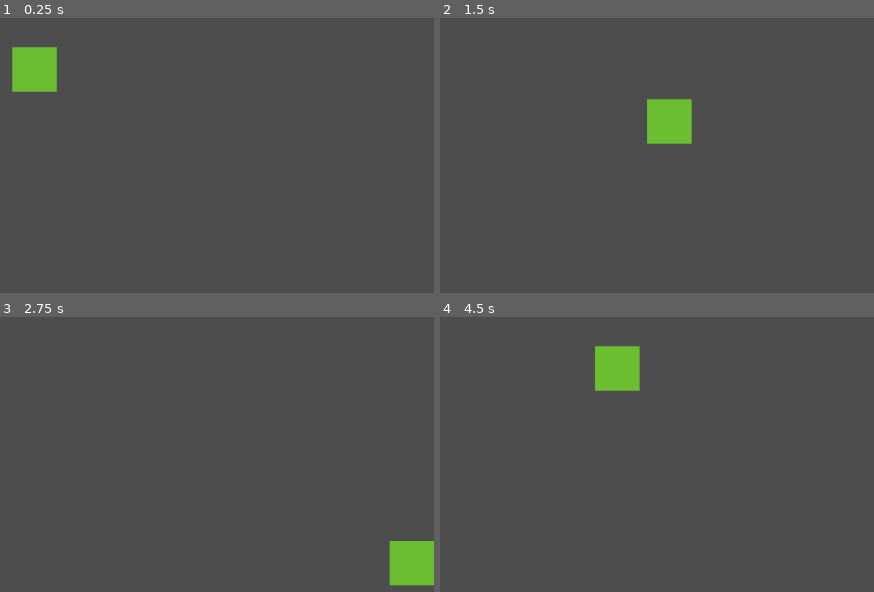
Above: before the commit, frames 1-4 (two rows, left to right).
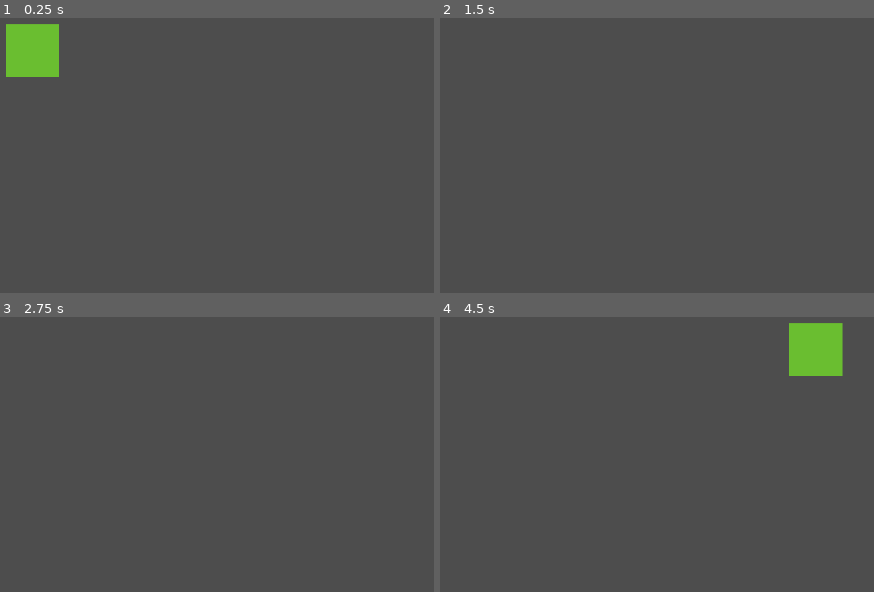
Above: after the commit, the same moments.

Repository: JRSiwiecki/godot-wild-jam-65
Game: Godot game, scene res://scenes/Game.tscn
Two runs of this game, one before a commit and one after it. Both use one fixed random seed, a clock stepped at 60 frames per second and the inputs below.
Inputs:
- Up to frame 1 (0.25 s): no input
- Up to frame 2 (1.5 s): tap Enter at 0.5 s; hold D (right) 0.53-1.28 s; hold S (down) from 1.28 s (still down)
- Up to frame 3 (2.75 s): release S (down) at 2.03 s; hold D (right) from 2.03 s (still down)
- Up to frame 4 (4.5 s): release D (right) at 2.78 s; hold W (up) 2.78-3.53 s; hold A (left) from 3.53 s (still down)

The runs differ from the first frame. In frame 1, 1.9% of the frame differs, in the area x 1-14%, y 2-27%; in frame 2, 1.7%; in frame 3, 1.7%; in frame 4, 4.1%, in the area x 35-93%, y 2-27%.

Commit message:
Tweak project settings, remove camera, make player smaller

Diff:
--- a/project.godot
+++ b/project.godot
@@ -17,6 +17,8 @@
 
 [display]
 
+window/size/viewport_width=1920
+window/size/viewport_height=1080
 window/size/mode=3
 
 [input]
@@ -45,3 +47,7 @@
 , Object(InputEventKey,"resource_local_to_scene":false,"resource_name":"","device":-1,"window_id":0,"alt_pressed":false,"shift_pressed":false,"ctrl_pressed":false,"meta_pressed":false,"pressed":false,"keycode":0,"physical_keycode":4194321,"key_label":0,"unicode":0,"echo":false,"script":null)
 ]
 }
+
+[rendering]
+
+anti_aliasing/quality/use_taa=true
--- a/scenes/Game.tscn
+++ b/scenes/Game.tscn
@@ -7,6 +7,4 @@
 script = ExtResource("1_dgiqo")
 
 [node name="Player" parent="." instance=ExtResource("1_lso4r")]
-
-[node name="Camera2D" type="Camera2D" parent="."]
-zoom = Vector2(0.25, 0.25)
+position = Vector2(955, 495)
--- a/scenes/Player.tscn
+++ b/scenes/Player.tscn
@@ -7,6 +7,7 @@
 size = Vector2(255, 254)
 
 [node name="Player" type="CharacterBody2D"]
+scale = Vector2(0.5, 0.5)
 script = ExtResource("1_sb48l")
 
 [node name="Sprite2D" type="Sprite2D" parent="."]
